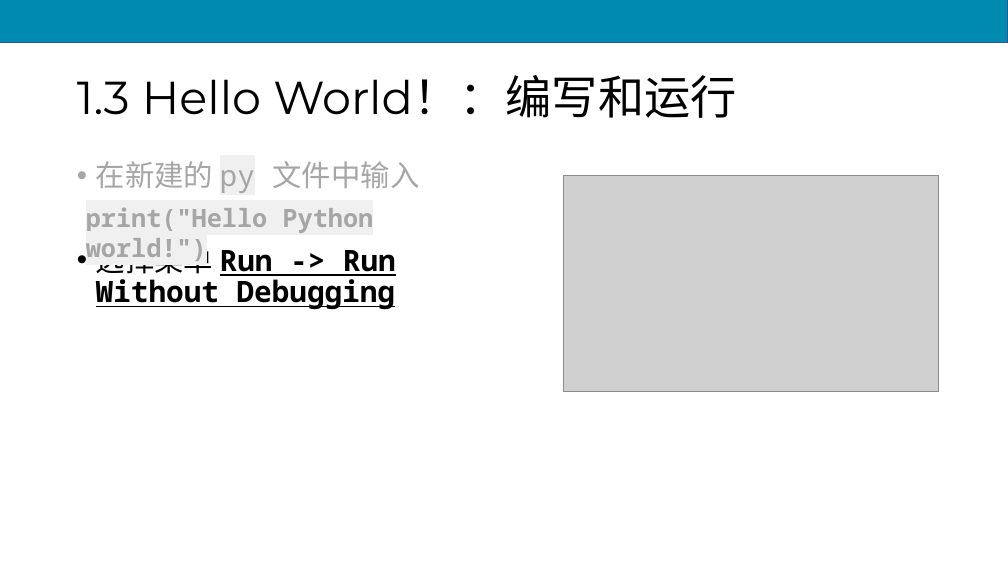
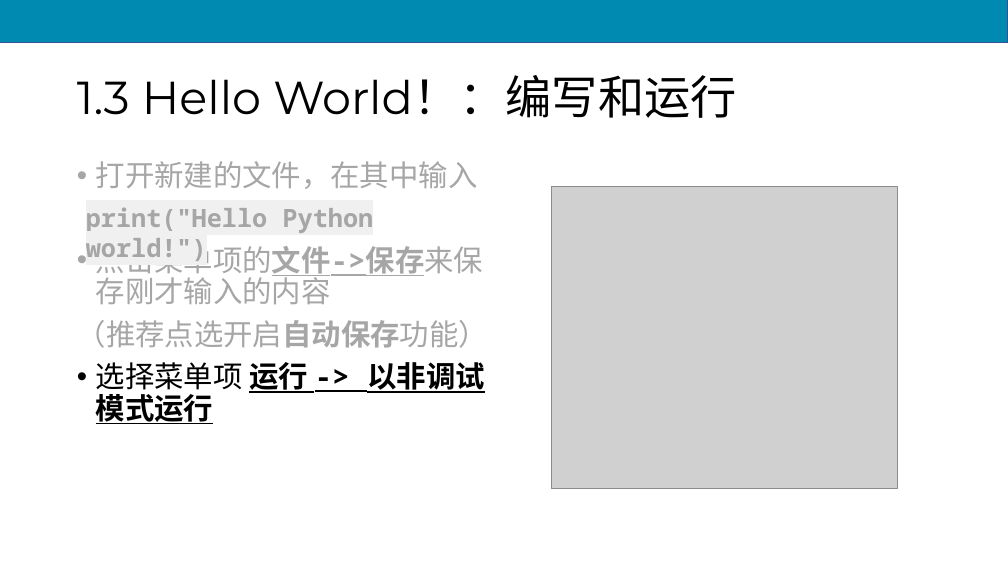
Before and after one commit to scruel/pcc_3e_slides, a slide deck: slide 27 of PPT/python1.pptx (slide 20 before the commit). Drawn at 1008x567 pixels with LibreOffice and Linux fonts; fonts in the diff are those of the drawing; grey boxes stand for pictures. Boxes give left, top, right and bottom in pixels: in the first picture for what was removed or moved away, otherwise in the second. Text is boxed around its words. In the diff, an @@ line names an element or a change of style, - is before the commit and + after.

```diff
--- a/PPT/python1.pptx
+++ b/PPT/python1.pptx
@@ text at bbox=[77, 161, 488, 424]: text changed; text colour #000000 to #A6A6A6; bold off @@
-• 在新建的 py 文件中输入
-• 选择菜单 Run -> Run Without Debugging
+• 打开新建的文件，在其中输入
+• 点击菜单项的文件->保存来保存刚才输入的内容
+（推荐点选开启自动保存功能）
+• 选择菜单项 运行 -> 以非调试模式运行
@@ picture: place and size @@
-picture at bbox=[563, 175, 939, 392]
+picture at bbox=[551, 186, 898, 488]
```
Also in this commit, not shown: 10 other slides changed, 7 slides added, 17 other files.
